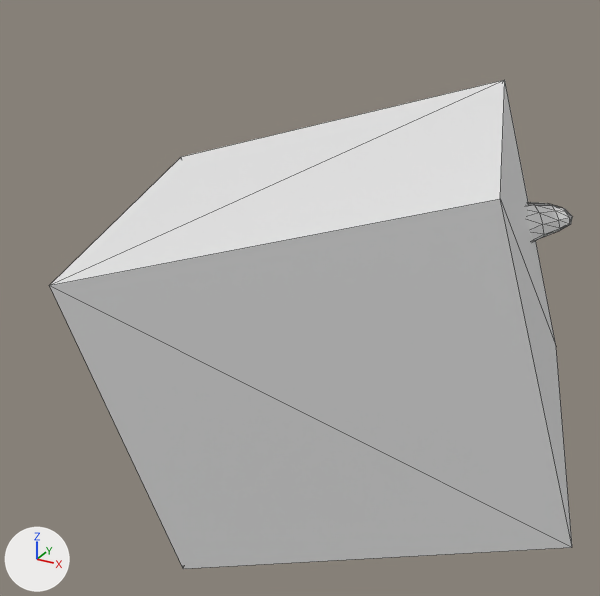
The glTF model assets/Models/Pigeon/Pigeon_Head_Model.glb, before and after one commit.
Camera for both pictures: a 50 mm lens placed at (3.02, -2.74, 5.98), pointed at (1.68, -0.3, 4.76). Lighting does not change. The marker at lower left points along +X, +Y and +Z. The picture after the commit comes second. Both versions are drawn at frame 12 of the action 'Idle'; the numbers are the values there. Mesh edges are drawn as thin lines.

Names of what the first picture shows: 'Bounds.Pigeon.Head', 'Skin.Pigeon.Head'.
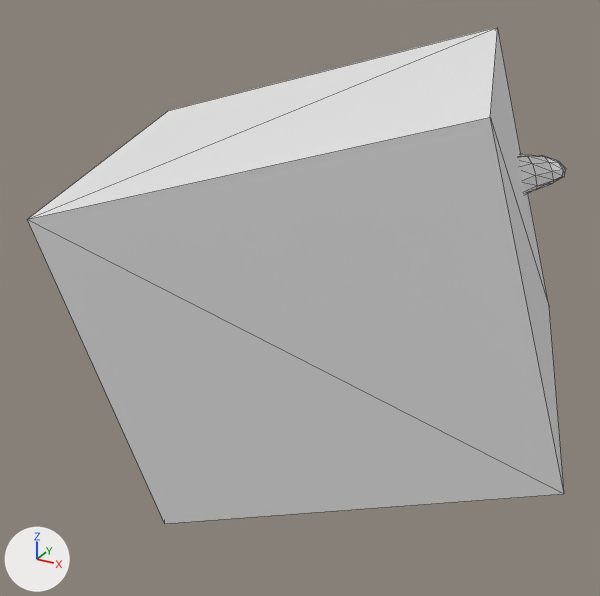
Changed parts and their boxes (x1, y1, x2, y2) in the pictures (600 x 596 px):
'Bounds.Pigeon.Head', moved, turned
    before: (49, 80, 572, 569)
    after: (27, 27, 564, 524)
'Skin.Pigeon.Head', moved, turned
    before: (527, 202, 573, 242)
    after: (520, 154, 566, 194)

Edits to the bpy script that builds the scene:
```text
Change ob_bounds_pigeon_head:
    ob_bounds_pigeon_head.location: (1.826, -0.222, 4.673) -> (1.781, -0.236, 4.868)
    ob_bounds_pigeon_head.rotation_euler: (0.0985, -0.277, 0.254) -> (0.0852, -0.272, 0.259)  # degrees (5.6, -16, 15) -> degrees (4.9, -16, 15)
Change ob_skin_pigeon_head:
    ob_skin_pigeon_head.location: (0.992, 0.045, -0.451) -> (0.938, -0.041, -0.257)
    ob_skin_pigeon_head.rotation_euler: (0.0985, -0.277, 0.254) -> (0.0852, -0.272, 0.259)  # degrees (5.6, -16, 15) -> degrees (4.9, -16, 15)
```
